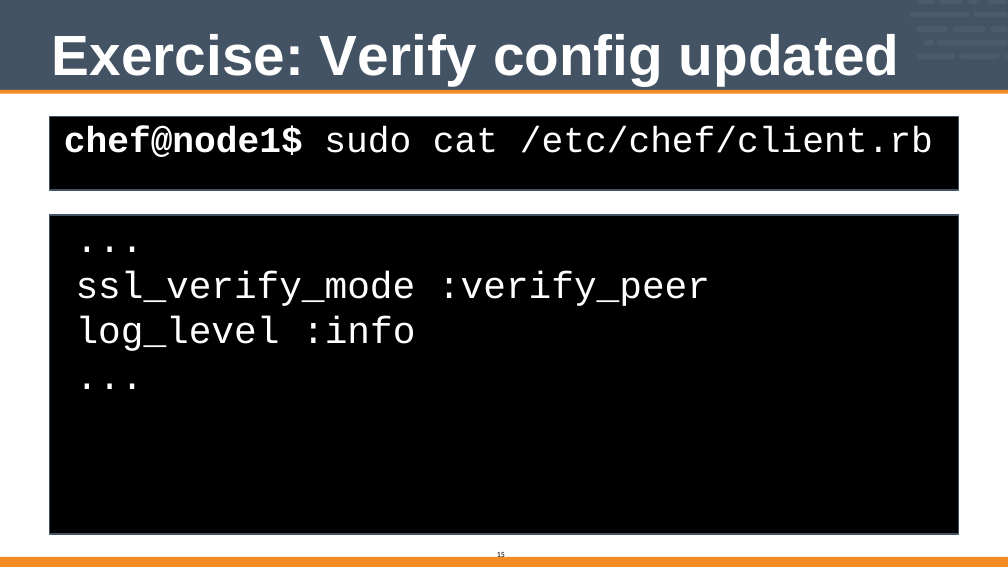
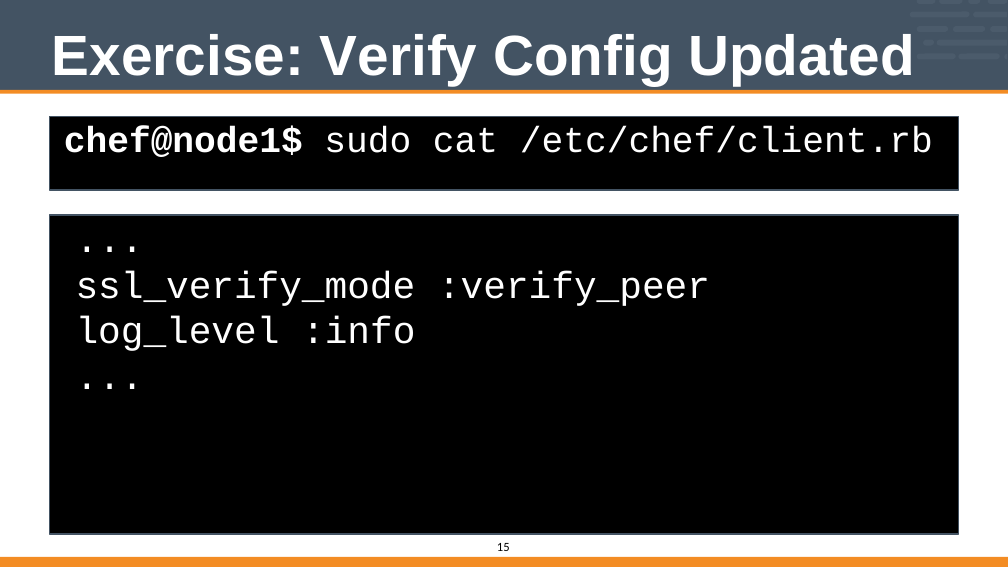
Before and after one commit to vinyar/chef-intermediate, a slide deck: slide 15 of Modules/03-Chef_Intermediate.pptx. Drawn at 1008x567 pixels with LibreOffice and Linux fonts; fonts in the diff are those of the drawing. Boxes give left, top, right and bottom in pixels: in the first picture for what was removed or moved away, otherwise in the second. Text is boxed around its words. In the diff, an @@ line names an element or a change of style, - is before the commit and + after.

```diff
--- a/Modules/03-Chef_Intermediate.pptx
+++ b/Modules/03-Chef_Intermediate.pptx
@@ title at (52,34,915,85): text changed @@
-Exercise: Verify config updated
+Exercise: Verify Config Updated
@@ page number: place and size @@
-page number at (497,551,505,560)
+page number at (497,543,510,551)
@@ page number at (497,543,510,551): size 10 to 16 pt @@
```
Also in this commit, not shown: 17 other slides changed.
